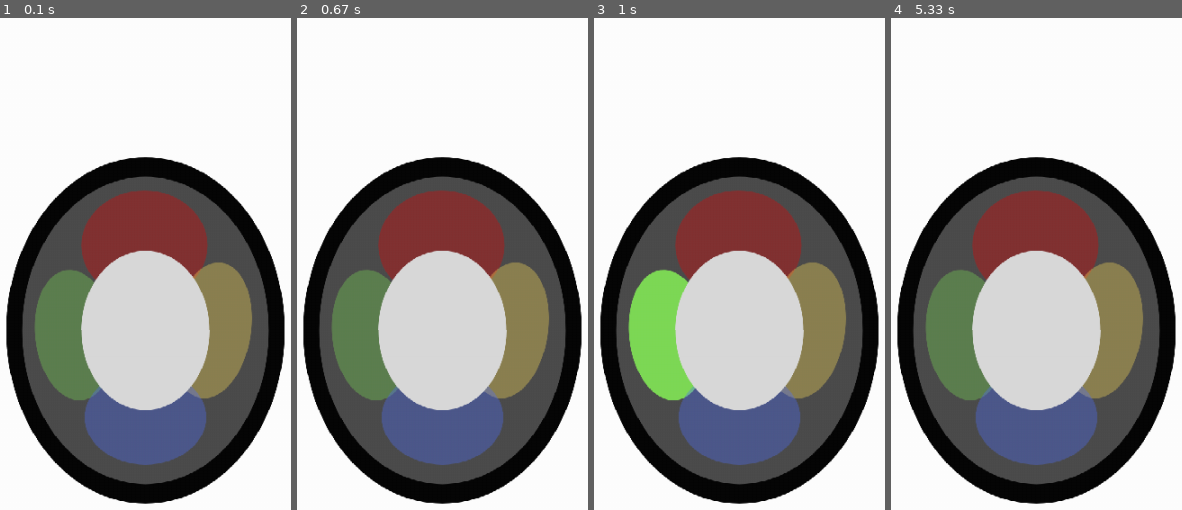
Above: before the commit, frames 1-4 (left to right).
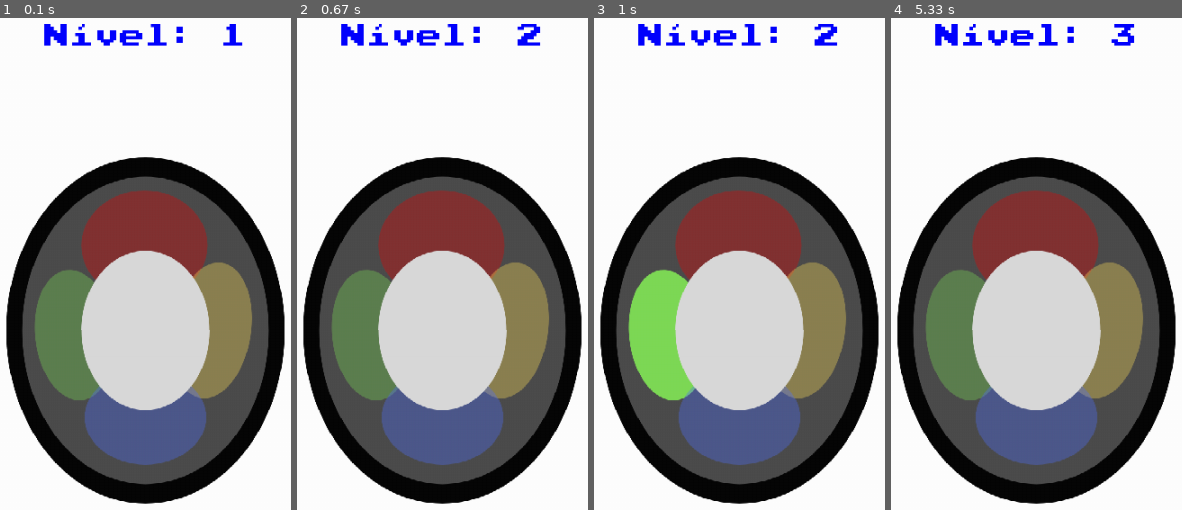
Above: after the commit, the same moments.

Repository: LuanaAbramoff/geniuspygame
Game: pygame game, started from j1.py
Two runs of this game, one before a commit and one after it. Both use one fixed random seed, a clock stepped at 60 frames per second and the inputs below.
Inputs:
- Up to frame 1 (0.1 s): no input
- Up to frame 2 (0.67 s): hold Right from 0.33 s (still down)
- Up to frame 3 (1 s): release Right at 0.8 s; hold Left from 0.83 s (still down)
- Up to frame 4 (5.33 s): release Left at 1.37 s; hold Left 1.4-1.8 s

The runs differ from the first frame. In frame 1, 1.1% of the frame differs, in the area x 15-84%, y 1-6%; in frame 2, 1.2%; in frame 3, 1.2%; in frame 4, 1.2%.

Commit message:
v9-com sons no jogo+nivel
Co-authored-by: Toshi Kurauchi <andrew.kurauchi@gmail.com>

Diff:
--- a/j1.py
+++ b/j1.py
@@ -1,8 +1,10 @@
+#importa bibliotecas
 import sys
 import pygame
 import random
 import time
 
+#inicia pygame
 pygame.init()
 pygame.mixer.init()
 
@@ -25,6 +27,7 @@
 assets['azul'] = pygame.transform.scale(assets['azul'], (1000,700))
 assets['verde'] = pygame.image.load('assets/imagens/teclaverdeligada.png').convert_alpha()
 assets['verde'] = pygame.transform.scale(assets['verde'], (1000,700))
+assets["nivel_fonte"] = pygame.font.Font('assets/font/PressStart2P.ttf', 28)
 
 #carrega os sons do jogo
 pygame.mixer.music.set_volume(0.4)
@@ -45,8 +48,8 @@
         i += 1
     return listatecla
 
-#definindo a primeira tecla
-#recebe a lista tecla
+
+#Classe Animacao
 class Animacao (pygame.sprite.Sprite):
     def __init__(self, assets, seq):
         pygame.sprite.Sprite.__init__(self)
@@ -91,20 +94,33 @@
                 self.image = self.teclas_animacao[self.frame]
                 self.rect = self.image.get_rect()
 
+            #seleciona o som de acordo com a tecla
+            if self.image == assets['vermelho']:
+                assets['som da tecla vermelha'].play()
+            elif self.image == assets['amarelo']:
+                assets['som da tecla amarela'].play()
+            elif self.image == assets['verde']:
+                assets['som da tecla verde'].play()
+            elif self.image == assets['azul']:
+                assets['som da tecla azul'].play()
 
 
+#cria o grupo dos objetos
 all_sprites = pygame.sprite.Group()
+
+#tick da animacao
 clock = pygame.time.Clock()
-FPS = 30
+FPS=30
+
+game=True
+x = 1 # x indica o nível
+seq = sorteiasequencia(x)
+
+botao_atual = 0 #caminhando dentro da sequencia criada
+animacao = Animacao(assets, seq) #cria uma animacao
+all_sprites.add(animacao) #adiciona animacao
 
 # loop principal
-game=True
-x = 1
-seq = sorteiasequencia(x)
-print(seq)
-botao_atual = 0
-animacao = Animacao(assets, seq)
-all_sprites.add(animacao)
 while game and x<9:
     clock.tick(FPS)
     for event in pygame.event.get():
@@ -124,16 +140,19 @@
                 botao_atual += 1
                 print('ESQUERDA')
             if botao_atual == len(seq):
-                x += 1
-                seq = sorteiasequencia(x)
+                x += 1 # passa para o proximo nivel
+                seq = sorteiasequencia(x) #nova sequencia
                 animacao.kill()
-                animacao = Animacao(assets, seq)
+                animacao = Animacao(assets, seq)#nova animacao
                 all_sprites.add(animacao)
-                print("aqui")
                 botao_atual = 0
 
     all_sprites.update()
     all_sprites.draw(surf)
+    text_surface = assets['nivel_fonte'].render('Nível: {0}'.format(x), True, (0, 0, 255))#mostra o nível na tela
+    text_rect = text_surface.get_rect()
+    text_rect.midtop = (largura / 2,  10)
+    surf.blit(text_surface, text_rect)
     pygame.display.update()
 
 
Binary file added: assets/font/PressStart2P.ttf
Not shown, changed: assets/.DS_Store
